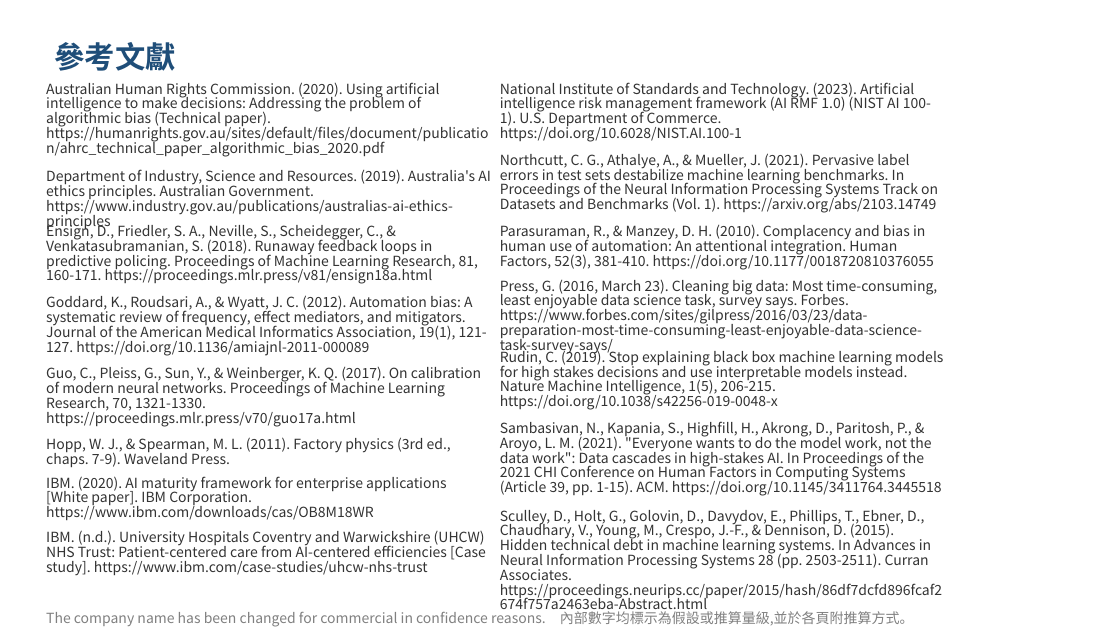
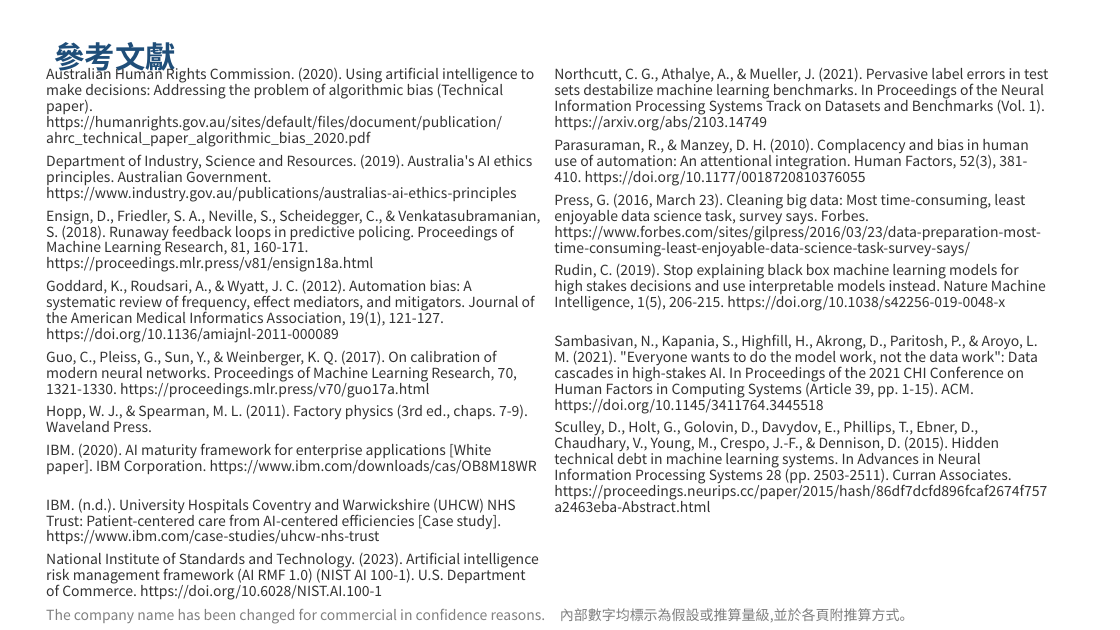
Before and after one commit to pokai-huang0828/UTS_workspace, a slide deck: slide 12 of Artificial Intelligence for Enterprises/Assessment3/v4/Huang_26254793_421104_Assessment 3.pptx. Drawn at 1120x630 pixels with LibreOffice and Linux fonts; fonts in the diff are those of the drawing. Boxes give left, top, right and bottom in pixels: in the first picture for what was removed or moved away, otherwise in the second. Text is boxed around its words. In the diff, an @@ line names an element or a change of style, - is before the commit and + after.

```diff
--- a/Artificial Intelligence for Enterprises/Assessment3/v4/Huang_26254793_421104_Assessment 3.pptx
+++ b/Artificial Intelligence for Enterprises/Assessment3/v4/Huang_26254793_421104_Assessment 3.pptx
@@ text "Australian Human Rights Commission. (2020). ...": place and size @@
-text "Australian Human Rights Commission. (2020). ..." at box(46, 82, 488, 157)
+text "Australian Human Rights Commission. (2020). ..." at box(46, 66, 535, 147)
@@ text "Northcutt, C. G., Athalye, A., ...": place and size @@
-text "Northcutt, C. G., Athalye, A., ..." at box(500, 153, 938, 213)
+text "Northcutt, C. G., Athalye, A., ..." at box(554, 68, 1048, 131)
@@ text "Parasuraman, R., & Manzey, D. ...": place and size @@
-text "Parasuraman, R., & Manzey, D. ..." at box(500, 225, 934, 270)
+text "Parasuraman, R., & Manzey, D. ..." at box(554, 138, 1028, 186)
@@ text "Department of Industry, Science and ...": place and size @@
-text "Department of Industry, Science and ..." at box(46, 169, 491, 230)
+text "Department of Industry, Science and ..." at box(46, 154, 533, 202)
@@ text "Ensign, D., Friedler, S. A., ...": place and size @@
-text "Ensign, D., Friedler, S. A., ..." at box(46, 222, 478, 284)
+text "Ensign, D., Friedler, S. A., ..." at box(46, 210, 540, 272)
@@ text "Press, G. (2016, March 23). ...": place and size @@
-text "Press, G. (2016, March 23). ..." at box(500, 280, 937, 354)
+text "Press, G. (2016, March 23). ..." at box(554, 193, 1040, 257)
@@ text "Rudin, C. (2019). Stop explaining ...": place and size @@
-text "Rudin, C. (2019). Stop explaining ..." at box(500, 348, 943, 410)
+text "Rudin, C. (2019). Stop explaining ..." at box(554, 263, 1046, 311)
@@ text "Goddard, K., Roudsari, A., & ...": place and size @@
-text "Goddard, K., Roudsari, A., & ..." at box(46, 295, 487, 356)
+text "Goddard, K., Roudsari, A., & ..." at box(46, 279, 535, 343)
@@ text "Guo, C., Pleiss, G., Sun, ...": place and size @@
-text "Guo, C., Pleiss, G., Sun, ..." at box(46, 367, 481, 427)
+text "Guo, C., Pleiss, G., Sun, ..." at box(46, 350, 517, 398)
@@ text "Sambasivan, N., Kapania, S., Highfill, ...": place and size @@
-text "Sambasivan, N., Kapania, S., Highfill, ..." at box(500, 421, 942, 496)
+text "Sambasivan, N., Kapania, S., Highfill, ..." at box(554, 334, 1038, 414)
@@ text "Hopp, W. J., & Spearman, ...": place and size @@
-text "Hopp, W. J., & Spearman, ..." at box(46, 437, 451, 468)
+text "Hopp, W. J., & Spearman, ..." at box(46, 404, 528, 432)
@@ text "IBM. (2020). AI maturity framework ...": place and size @@
-text "IBM. (2020). AI maturity framework ..." at box(46, 476, 446, 520)
+text "IBM. (2020). AI maturity framework ..." at box(46, 443, 537, 475)
@@ text "Sculley, D., Holt, G., Golovin, ...": place and size @@
-text "Sculley, D., Holt, G., Golovin, ..." at box(500, 510, 942, 614)
+text "Sculley, D., Holt, G., Golovin, ..." at box(554, 421, 1047, 512)
@@ text "IBM. (n.d.). University Hospitals Coventry ...": place and size @@
-text "IBM. (n.d.). University Hospitals Coventry ..." at box(46, 530, 486, 576)
+text "IBM. (n.d.). University Hospitals Coventry ..." at box(46, 498, 516, 544)
@@ line spacing 0.88 to 0.95 in 15 elements at box(46, 66, 535, 147), box(46, 154, 533, 202), box(46, 210, 540, 272), box(46, 279, 535, 343), box(46, 350, 517, 398), box(46, 443, 537, 475), box(46, 498, 516, 544), box(46, 404, 528, 432), box(554, 138, 1028, 186), box(554, 68, 1048, 131), box(554, 193, 1040, 257), box(554, 263, 1046, 311), box(554, 334, 1038, 414), box(554, 421, 1047, 512), box(46, 552, 538, 600) @@
@@ text "National Institute of Standards and ...": place and size @@
-text "National Institute of Standards and ..." at box(500, 82, 931, 142)
+text "National Institute of Standards and ..." at box(46, 552, 538, 600)
```
Also in this commit, not shown: 4 other slides changed, 55 other files.
